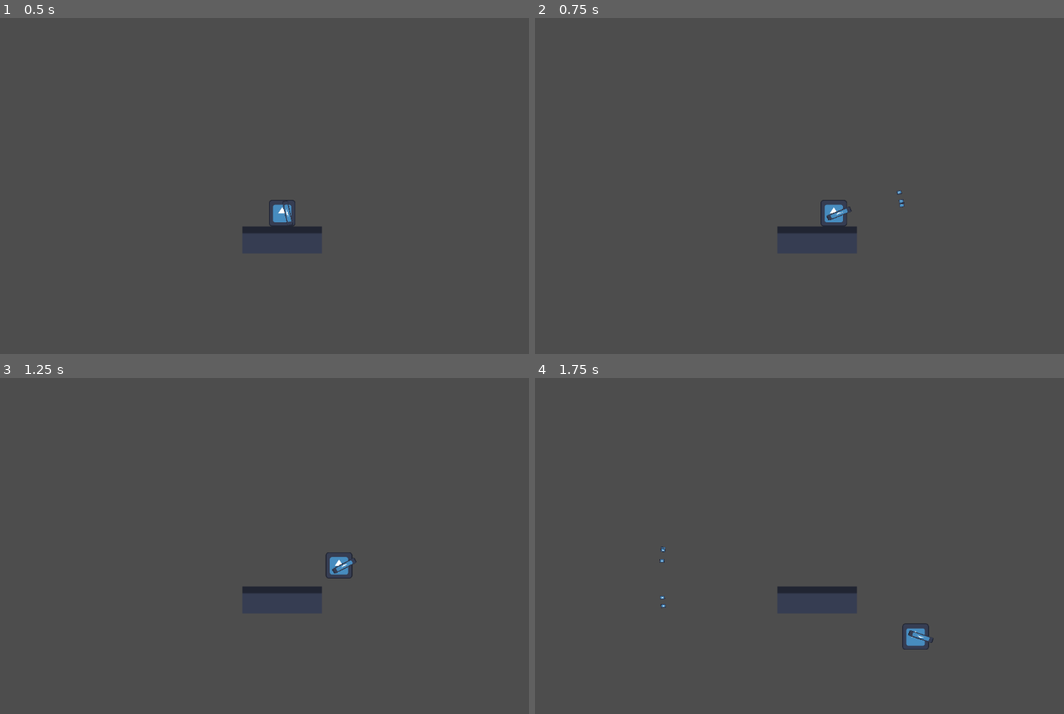
Above: before the commit, frames 1-4 (two rows, left to right).
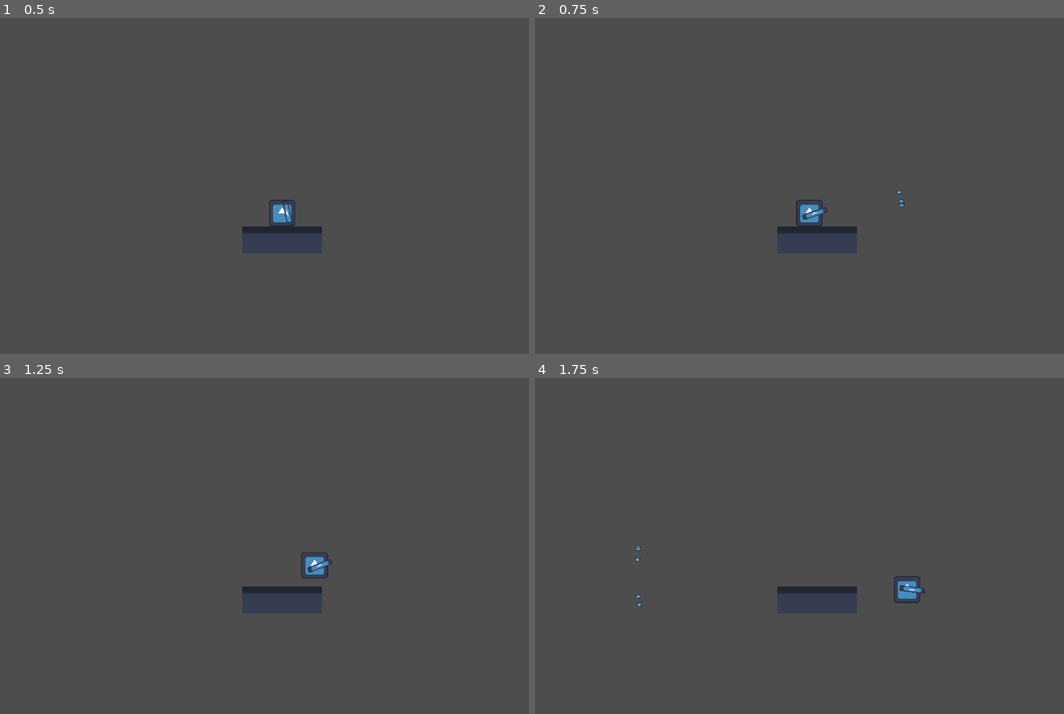
Above: after the commit, the same moments.

Repository: Beau1437/platformer
Game: Godot game, scene res://src/Game.tscn
Same seed, same stepped clock (60 frames per second), same inputs: the game is played once before the commit and once after it. The engine's default icon, where the game draws it, is replaced by a stand-in: a white triangle on a blue panel in a dark square.
Inputs (mouse positions are in pixels of both pictures, inside the frame that each line leads up to):
- Up to frame 1 (0.5 s): no input
- Up to frame 2 (0.75 s): move the mouse to (947, 169) at 0.52 s; hold D (move_right) from 0.53 s (still down); click (947, 169) at 0.6 s
- Up to frame 3 (1.25 s): keep holding D (move_right); tap Space (jump) at 0.77 s
- Up to frame 4 (1.75 s): keep holding D (move_right); move the mouse to (698, 562) at 1.27 s; click (698, 562) at 1.35 s; tap Space (jump) at 1.52 s

Frame 1 is identical in both runs. In frame 2, 0.5% of the frame differs, in the area x 49-60%, y 54-63%; in frame 3, 0.5%; in frame 4, 0.6%, in the area x 18-76%, y 49-81%.

Commit message:
added "recoil"

Diff:
--- a/src/player/gun.gd
+++ b/src/player/gun.gd
@@ -1,6 +1,8 @@
 extends Node2D
 
 var bullet = preload("res://src/player/gun/Bullet.tscn")
+@onready
+var player = $".."
 
 func _process(delta: float) -> void:
 	look_at(get_global_mouse_position())
@@ -14,3 +16,4 @@
 				bullet_instance.rotation = rotation + randf_range(0, 0.25)
 			else:
 				bullet_instance.rotation = rotation - randf_range(0, 0.25)
+			player.velocity -= Vector2(cos(rotation) * 500, sin(rotation) * 100)
